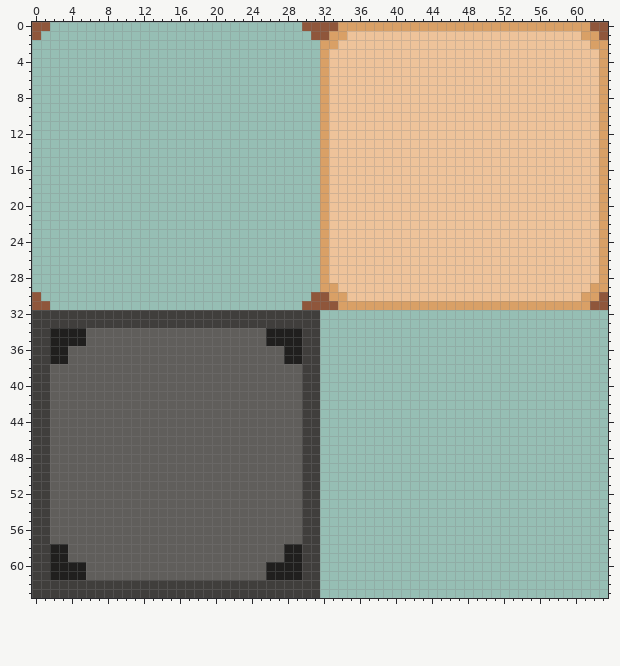
A pixel-art sprite gets an edit: assets/sprite_atlas.png. Above, as it was before the edit.
The file is 128x128 pixels, drawn in blocks of 2x2; one block is one cell here.
Now the later version:
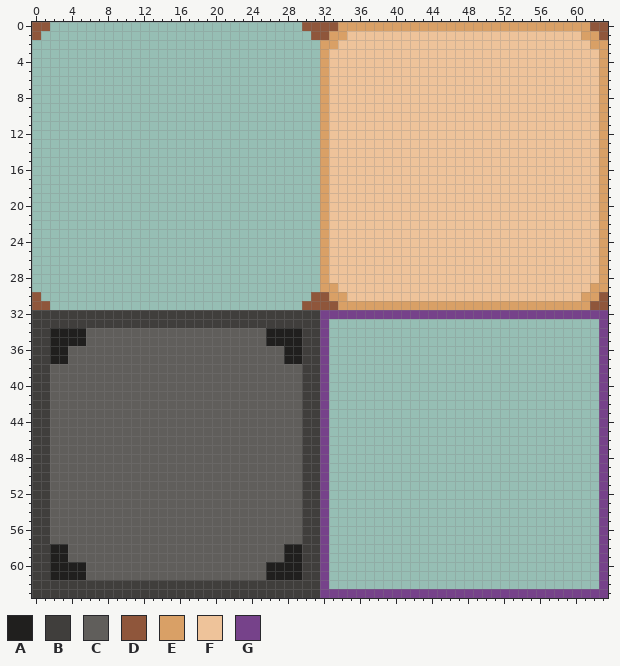
Palette (. is transparent): A #201f1e  B #403e3c  C #605e5b  D #8f563b  E #d9a066  F #eec39a  G #76428a
Difference:
@@ x 30..63 @@
 31 DDDDEEEEEEEEEEEEEEEEEEEEEEEEEEEEDD
-32 BB................................
-33 BB................................
-34 BB................................
-35 BB................................
-36 BB................................
-37 BB................................
-38 BB................................
-39 BB................................
-40 BB................................
-41 BB................................
-42 BB................................
-43 BB................................
-44 BB................................
-45 BB................................
-46 BB................................
-47 BB................................
-48 BB................................
-49 BB................................
-50 BB................................
-51 BB................................
-52 BB................................
-53 BB................................
-54 BB................................
-55 BB................................
-56 BB................................
-57 BB................................
-58 BB................................
-59 BB................................
-60 BB................................
-61 BB................................
-62 BB................................
-63 BB................................
+32 BBGGGGGGGGGGGGGGGGGGGGGGGGGGGGGGGG
+33 BBG..............................G
+34 BBG..............................G
+35 BBG..............................G
+36 BBG..............................G
+37 BBG..............................G
+38 BBG..............................G
+39 BBG..............................G
+40 BBG..............................G
+41 BBG..............................G
+42 BBG..............................G
+43 BBG..............................G
+44 BBG..............................G
+45 BBG..............................G
+46 BBG..............................G
+47 BBG..............................G
+48 BBG..............................G
+49 BBG..............................G
+50 BBG..............................G
+51 BBG..............................G
+52 BBG..............................G
+53 BBG..............................G
+54 BBG..............................G
+55 BBG..............................G
+56 BBG..............................G
+57 BBG..............................G
+58 BBG..............................G
+59 BBG..............................G
+60 BBG..............................G
+61 BBG..............................G
+62 BBG..............................G
+63 BBGGGGGGGGGGGGGGGGGGGGGGGGGGGGGGGG
